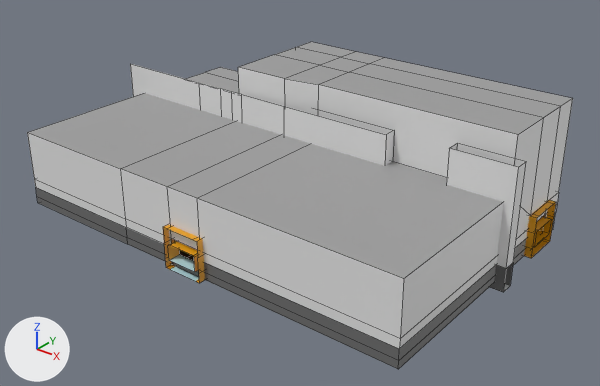
The FBX model Assets/Meshes/Level/modelos.fbx as it was, and as the next commit left it.
Camera for both pictures: a 50 mm lens placed at (50.1, -60.5, 40.7), pointed at (0.9, 1.0, 2.5). Every picture has the same lights, and +X, +Y and +Z are marked at lower left. Mesh edges are drawn as thin lines.

Names of what the first picture shows: 'Balcao', 'Deposito'.
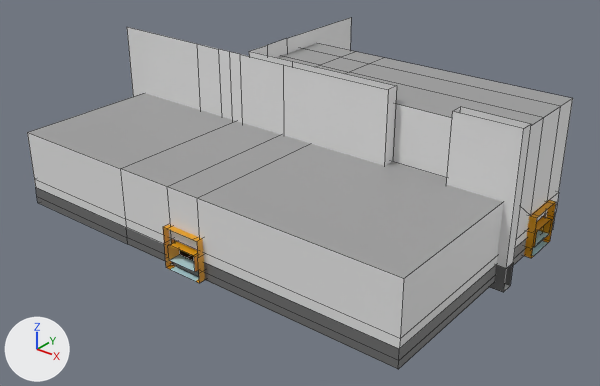
The change, as a diff of the scene's bpy script:
```diff
--- a/Assets/Meshes/Level/modelos.fbx.py
+++ b/Assets/Meshes/Level/modelos.fbx.py
@@ me_deposito @@
 me_deposito.from_pydata(...)  # 360 vertices, 308 faces; spans x -25.3..24.2, y -14.7..21.5, z -0.6..14.2
 # used by ob_deposito; location = (0.0, 0.0, 0.0)
+# me_deposito part 2: all 17 vertices in x -25.3..24.2, y 1.5..21.5, z 11.5..11.8 are scaled about their middle by (1, 1, -1.47), then moved by (0.0, 0.0, 3.9)
 me_deposito.materials.append(mat_textura)
@@ me_balcao @@
 me_balcao.from_pydata(...)  # 80 vertices, 60 faces; spans x -2.2..24.0, y -15.4..12.2, z 0.0..4.3
 # used by ob_balcao; location = (0.0, 0.0, 0.0)
+# me_balcao part 1: texture (UV) coordinates of 3 of 60 faces, centred in x 22.6..23.3, y 10.0, z 0.0..1.0, changed; they spanned u 0.39..0.47, v 0.54..0.6 and now span u 0.26..0.34, v 0.54..0.6
 me_balcao.materials.append(mat_textura)
```

Pixel boxes [x1, y1, x2, y2] of what changed, in the pictures (600 x 386 px; the box of a moved part takes in the faces that stretch with it):
'Deposito', reshaped (8% taller): before [27, 42, 573, 369]; after [27, 17, 573, 369]
part 1 of me_balcao, surface changed: [532, 230, 549, 256] in both
part 2 of me_deposito, moved or reshaped: before [130, 64, 526, 268]; after [127, 17, 531, 268]
